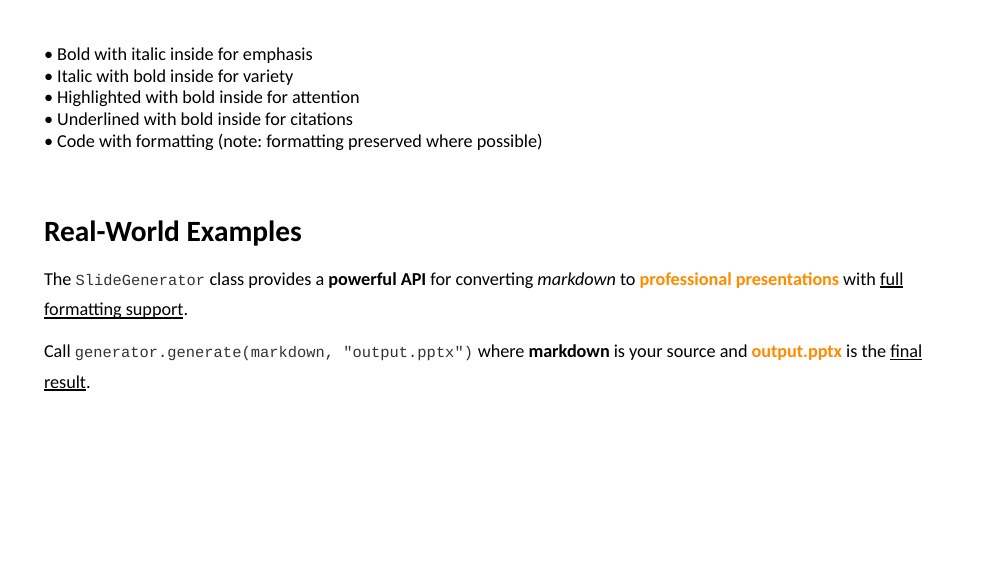
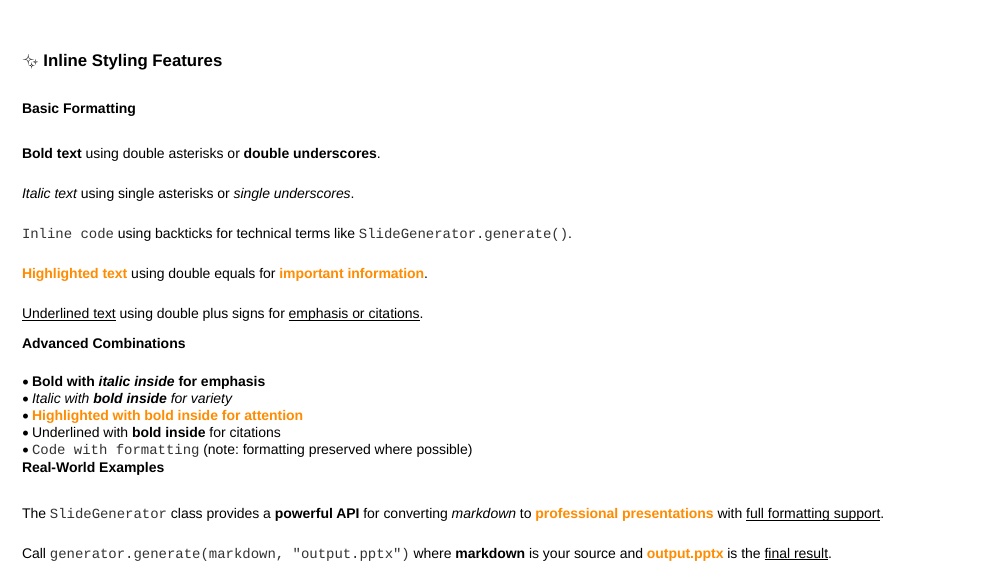
Before and after one commit to louisazhou/slidegenerator, a slide deck: slide 2 of output/comprehensive_demo_default.pptx (slide 3 before the commit). Drawn at 1008x567 pixels with LibreOffice and Linux fonts; fonts in the diff are those of the drawing. Boxes give left, top, right and bottom in pixels: in the first picture for what was removed or moved away, otherwise in the second. Text is boxed around its words. In the diff, an @@ line names an element or a change of style, - is before the commit and + after.

Commit message:
o3 did something here; will come back later to see which are the things I want to preserve

```diff
--- a/output/comprehensive_demo_default.pptx
+++ b/output/comprehensive_demo_default.pptx
@@ text added at [43, 54, 222, 70], 12 pt, text #000000, bold @@
+✨ Inline Styling Features
@@ text added at [22, 103, 136, 116], 10 pt, text #000000, bold @@
+Basic Formatting
@@ text added at [22, 148, 381, 161], 10 pt, text #000000, bold @@
+Bold text using double asterisks or double underscores.
@@ text added at [22, 188, 355, 201], 10 pt, text #000000, italic @@
+Italic text using single asterisks or single underscores.
@@ text added at [22, 228, 572, 241], 10 pt, text #000000 @@
+Inline code using backticks for technical terms like SlideGenerator.generate().
@@ text added at [22, 268, 429, 281], 10 pt, text #FF8C00, bold @@
+Highlighted text using double equals for important information.
@@ text added at [22, 308, 424, 321], 10 pt, text #000000, underline @@
+Underlined text using double plus signs for emphasis or citations.
@@ text added at [22, 338, 186, 348], 10 pt, text #000000, bold @@
+Advanced Combinations
@@ text "• Bold with italic inside ...": place and size @@
-text "• Bold with italic inside ..." at [57, 47, 543, 150]
+text "• Bold with italic inside ..." at [32, 376, 473, 457]
@@ text "• Bold with italic inside ..." at [32, 376, 473, 457]: size 13 to 10 pt; font Calibri to Arial in "Bold with italic inside for emphasis", "Italic with bold inside for variety", "Highlighted with bold inside for attention", "Underlined with bold inside for citations" and 1 more places; bold on in "Bold with italic inside for emphasis", "bold inside", "Highlighted with bold inside for attention", "bold inside"; italic on in "italic inside", "Italic with bold inside for variety"; text colour #000000 to #FF8C00 in "Highlighted with bold inside for attention"; font Calibri to Courier New, text colour #000000 to #333333 in "Code with formatting" @@
@@ text "Real-World Examples": place and size @@
-text "Real-World Examples" at [44, 220, 302, 246]
+text "Real-World Examples" at [22, 462, 164, 475]
@@ text "Real-World Examples" at [22, 462, 164, 475]: size 21 to 10 pt, font Calibri to Arial; more space between paragraphs @@
@@ text "The SlideGenerator class provides a ...": place and size @@
-text "The SlideGenerator class provides a ..." at [44, 272, 903, 319]
+text "The SlideGenerator class provides a ..." at [22, 508, 884, 521]
@@ text "The SlideGenerator class provides a ..." at [22, 508, 884, 521]: size 13 to 10 pt, font Calibri to Arial in "The class provides a powerful API for ..."; size 11 to 10 pt in "SlideGenerator" @@
@@ text "Call generator.generate(markdown, "output.pptx") where markd ...": place and size @@
-text "Call generator.generate(markdown, "output.pptx") where markd ..." at [44, 344, 922, 391]
+text "Call generator.generate(markdown, "output.pptx") where markd ..." at [22, 548, 832, 561]
@@ text "Call generator.generate(markdown, "output.pptx") where markd ..." at [22, 548, 832, 561]: size 13 to 10 pt, font Calibri to Arial in "Call where markdown is your source and ..."; size 11 to 10 pt in "generator.generate(markdown, "output.pptx")" @@
```
Also in this commit, not shown: 13 other slides changed, 7 slides added, 9 slides removed, 25 other files.
